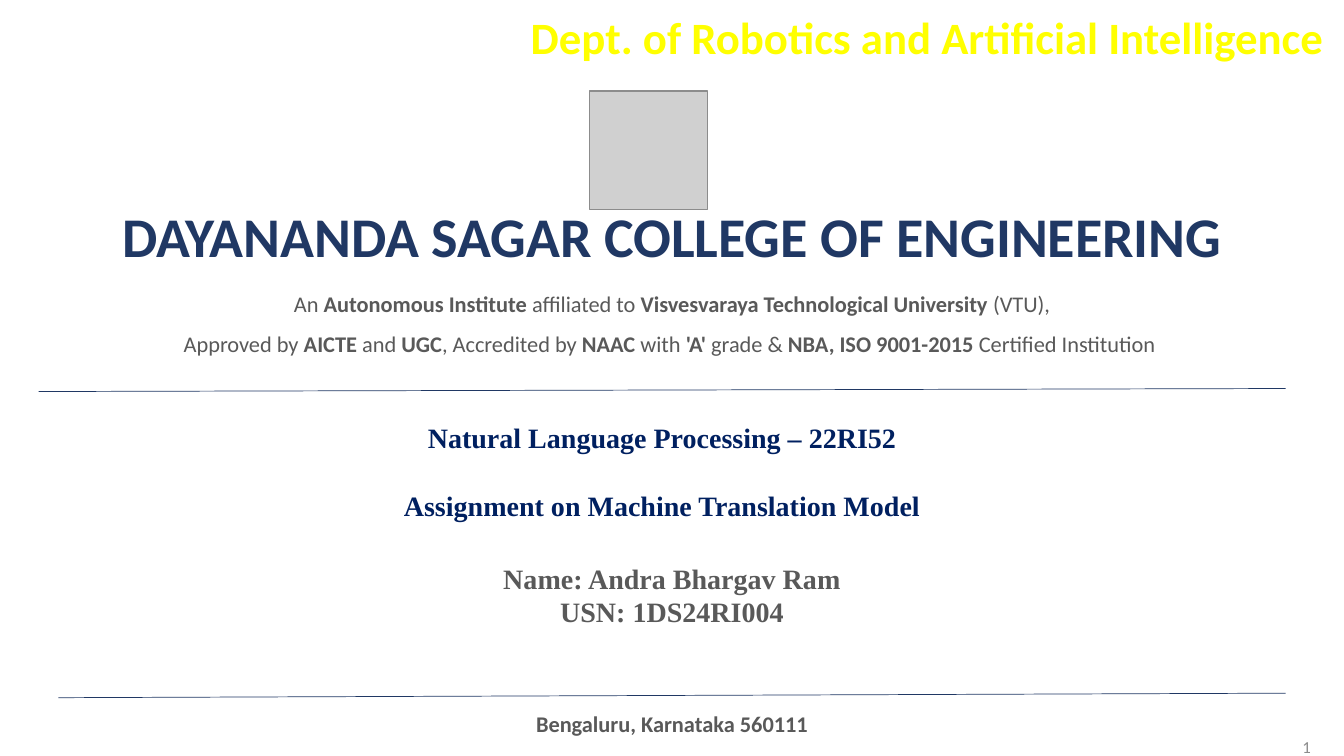
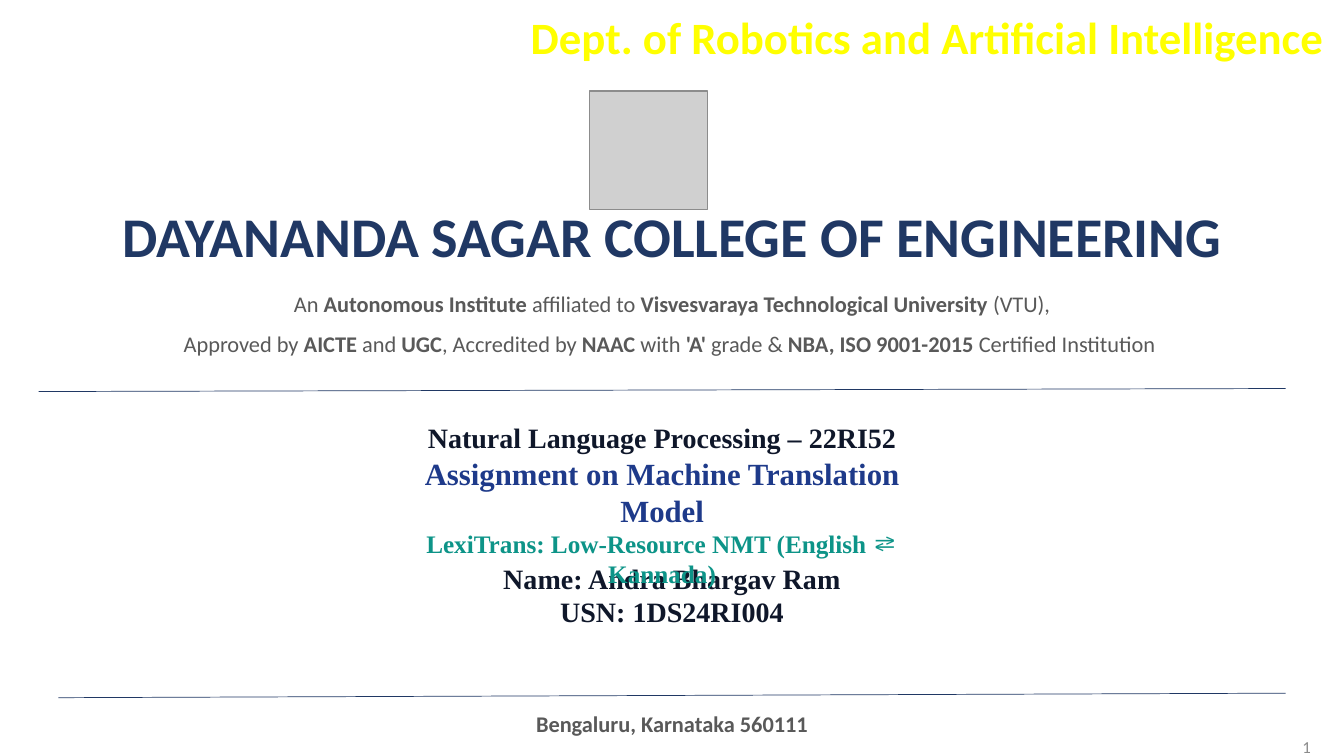
Before and after one commit to KarthikSai06/lexitrans, a slide deck: slide 1 of NLP_Assignment_presentation_Andra_Bhargav_Ram.pptx. Drawn at 1344x756 pixels with LibreOffice and Linux fonts; fonts in the diff are those of the drawing; grey boxes stand for pictures; background and template pictures are left out. Boxes give left, top, right and bottom in pixels: in the first picture for what was removed or moved away, otherwise in the second. Text is boxed around its words. In the diff, an @@ line names an element or a change of style, - is before the commit and + after.

Commit message:
docs: populate all presentation slides with LexiTrans project details and mobile screenshot placeholders

```diff
--- a/NLP_Assignment_presentation_Andra_Bhargav_Ram.pptx
+++ b/NLP_Assignment_presentation_Andra_Bhargav_Ram.pptx
@@ text at box(425, 428, 899, 523): text colour #002060 to #0F172A in "Natural Language Processing – 22RI52"; size 20 to 22 pt, text colour #002060 to #1E3A8A in "Assignment on Machine Translation Model" @@
@@ text at box(426, 535, 867, 589): paragraph added @@
+LexiTrans: Low-Resource NMT (English ⇄ Kannada)
@@ text "Name: Andra Bhargav Ram" at box(503, 567, 841, 623): text colour #595959 to #0F172A @@
```
Also in this commit, not shown: 9 other slides changed, 2 slides added, 2 slides removed.
